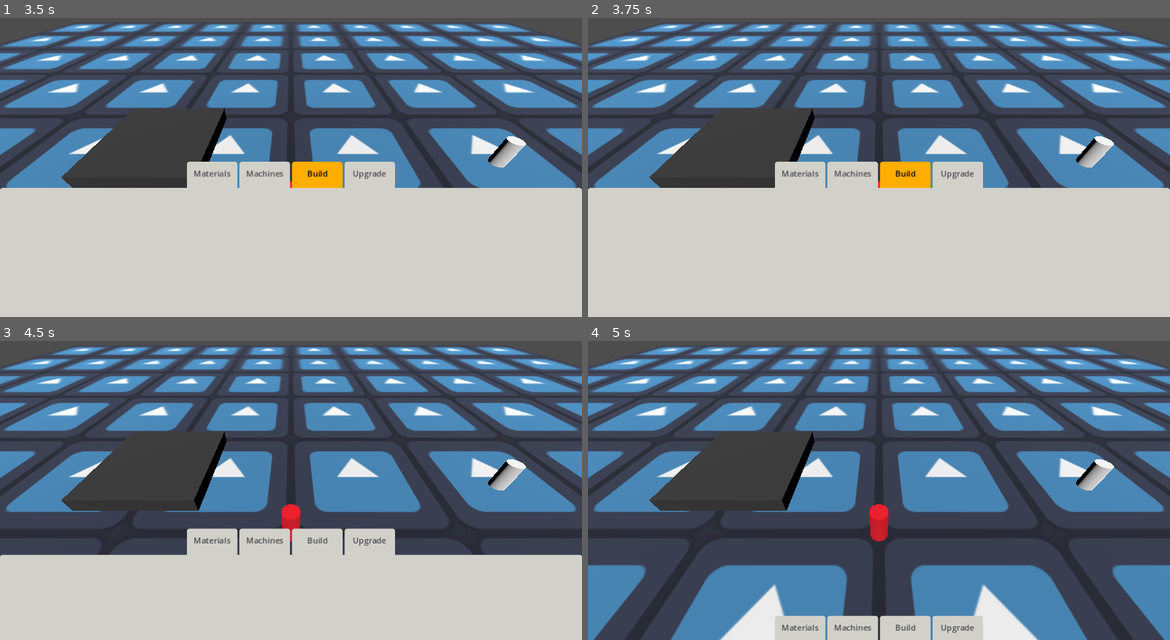
Above: before the commit, frames 1-4 (two rows, left to right).
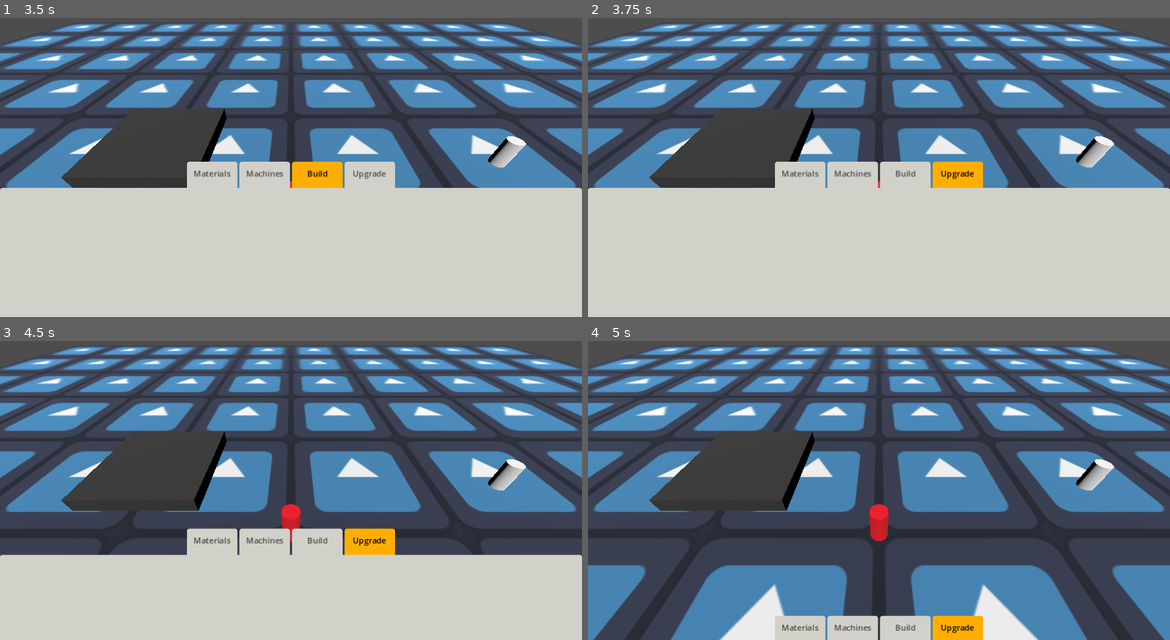
Above: after the commit, the same moments.

Repository: angelR0G/GameOff2024
Game: Godot game, scene res://scenes/map.tscn
Same seed, same stepped clock (60 frames per second), same inputs: the game is played once before the commit and once after it. The engine's default icon, where the game draws it, is replaced by a stand-in: a white triangle on a blue panel in a dark square.
Inputs:
- Up to frame 1 (3.5 s): click "Materials" at 0.5 s; hold D (right) 1.28-2 s; hold E (interact) 1.28-2 s; click "Machines" at 2 s; click "Build" at 2.75 s
- Up to frame 2 (3.75 s): click "Upgrade" at 3.5 s
- Up to frame 3 (4.5 s): tap Enter at 4.25 s; hold Q (back) from 4.28 s (still down); tap E (interact) at 4.35 s
- Up to frame 4 (5 s): keep holding Q (back)

Frame 1 is identical in both runs. In frame 2, 1.5% of the frame differs, in the area x 50-68%, y 48-57%; in frame 3, 0.8%; in frame 4, 0.7%.

Commit message:
fix: invisible ui element blocking input

Diff:
--- a/ui/interactions_display.gd
+++ b/ui/interactions_display.gd
@@ -25,9 +25,11 @@
 
 func hide_list() -> void:
 	interactions_list.visible = false
+	interactions_list.mouse_filter = Control.MOUSE_FILTER_IGNORE
 
 func show_list() -> void:
 	interactions_list.visible = true
+	interactions_list.mouse_filter = Control.MOUSE_FILTER_PASS
 
 func clear_list() -> void:
 	hide_list()
--- a/ui/interactions_display.tscn
+++ b/ui/interactions_display.tscn
@@ -18,3 +18,4 @@
 grow_vertical = 2
 size_flags_horizontal = 4
 size_flags_vertical = 4
+mouse_filter = 2
